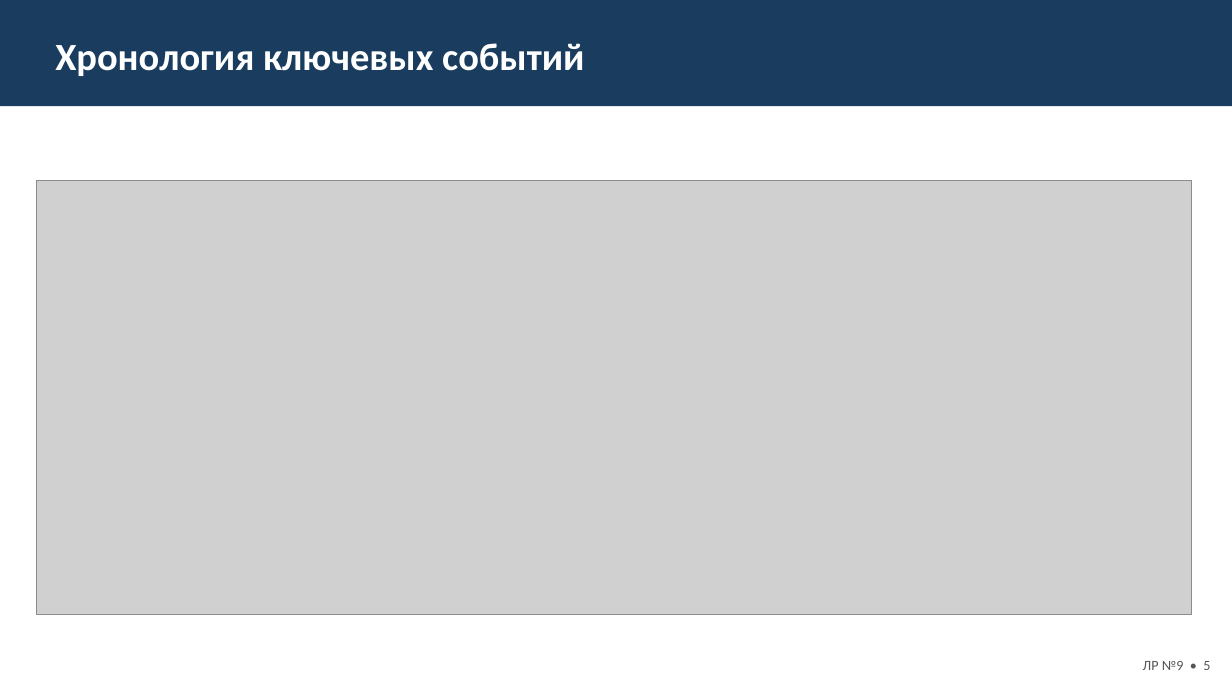
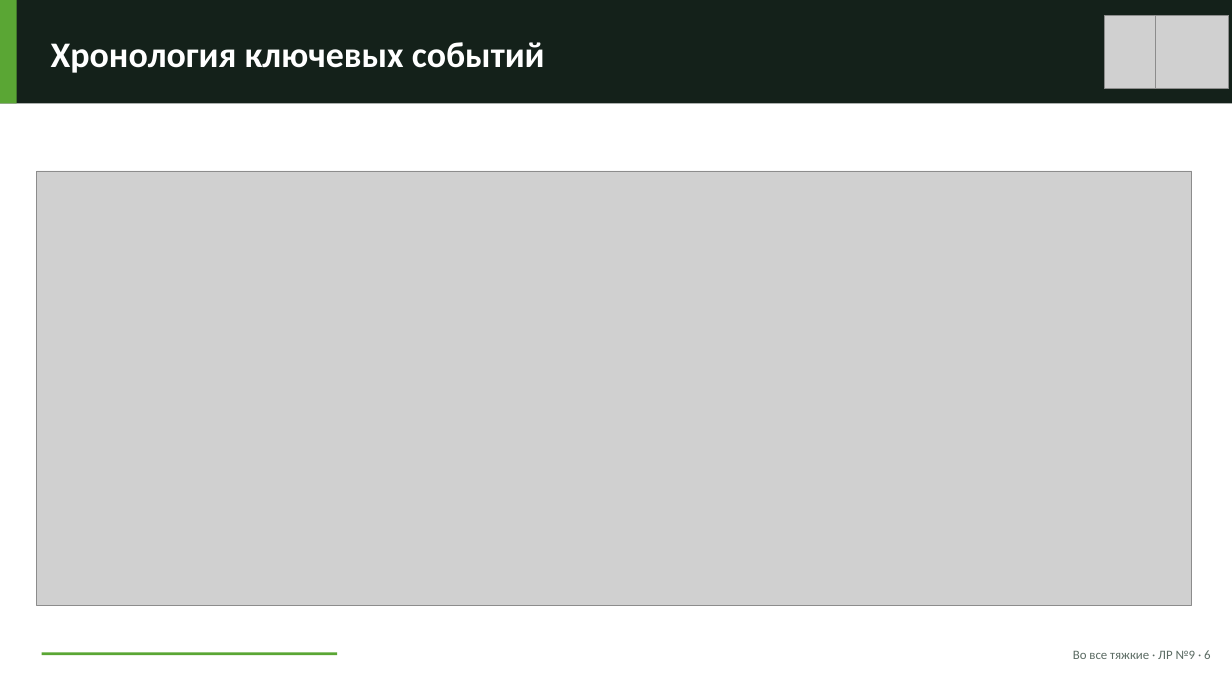
Before and after one commit to amogilev1993/anastasia_mogileva_project, a slide deck: slide 6 of docs/lab9/Лабораторная_9_Во_все_тяжкие.pptx (slide 5 before the commit). Drawn at 1232x693 pixels with LibreOffice and Linux fonts; fonts in the diff are those of the drawing; grey boxes stand for pictures. Boxes give left, top, right and bottom in pixels: in the first picture for what was removed or moved away, otherwise in the second. Text is boxed around its words. In the diff, an @@ line names an element or a change of style, - is before the commit and + after.

```diff
--- a/docs/lab9/Лабораторная_9_Во_все_тяжкие.pptx
+++ b/docs/lab9/Лабораторная_9_Во_все_тяжкие.pptx
@@ rectangle at (0, 0, 1232, 104): fill #1A3C5E to #14211A @@
@@ rectangle added at (0, 0, 17, 104), fill #5AA634 @@
@@ text "Хронология ключевых событий" at (51, 42, 545, 73): size 30 to 28 pt @@
@@ picture added at (1104, 15, 1178, 88) @@
@@ picture added at (1155, 15, 1229, 88) @@
@@ picture: place and size @@
-picture at (37, 180, 1192, 615)
+picture at (37, 171, 1192, 605)
@@ rectangle added at (42, 653, 337, 655), fill #5AA634 @@
@@ text at (1073, 650, 1210, 659): text changed; size 11 to 10 pt; text colour #555555 to #5B6B63 @@
-ЛР №9 • 5
+Во все тяжкие · ЛР №9 · 6
```
Also in this commit, not shown: 7 other slides changed, 2 slides added, 2 slides removed, 14 other files.
